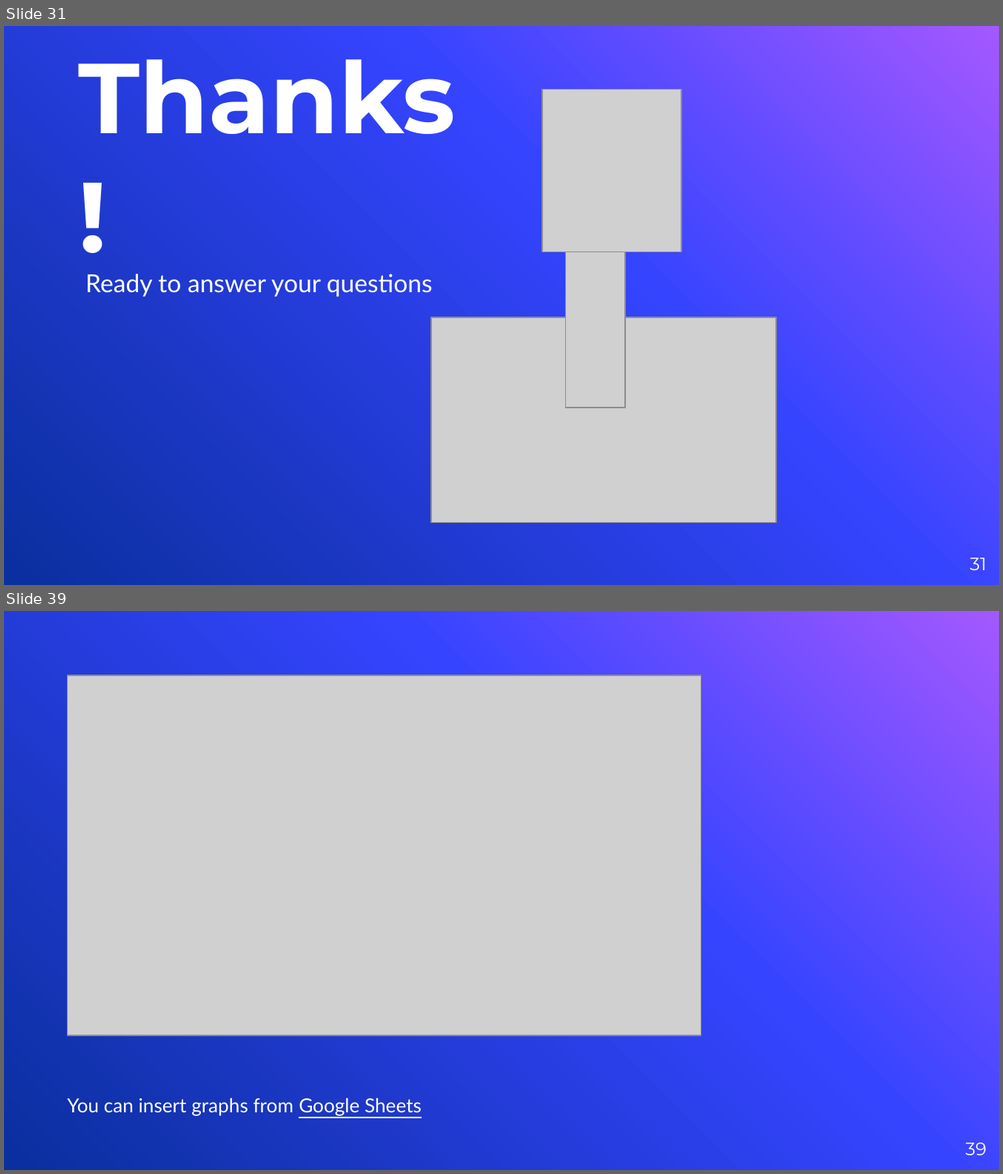
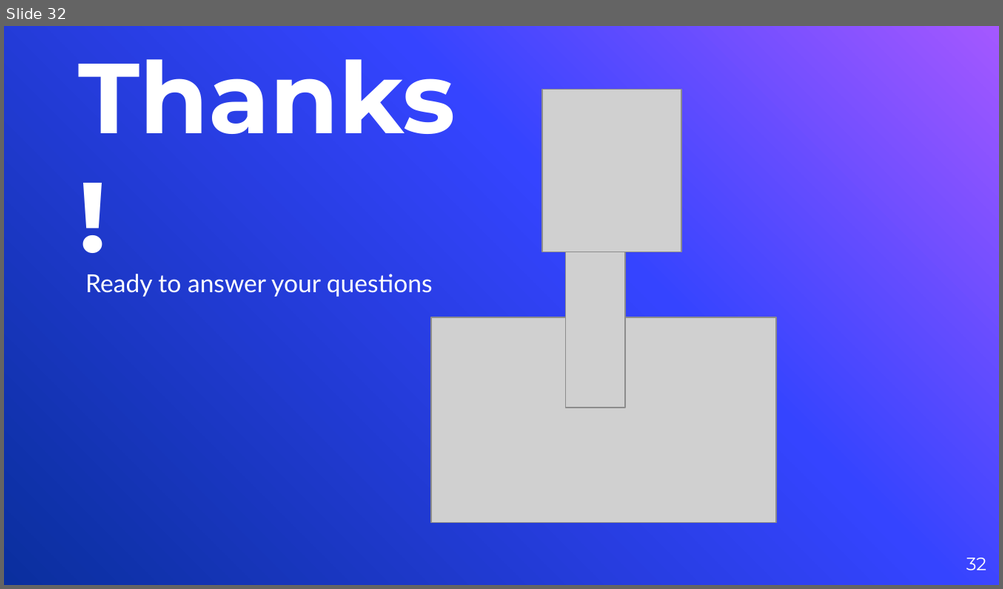
Before and after one commit to vyacheslav-polyakov/thesis, a slide deck: !Defense Slides.pptx. Shown one above the other, each under a label of ours: slides 31 and 39 before the commit, slide 32 after it; the slides between them are not shown. The pictures are 1003x1174 and 1003x589 pixels, drawn with LibreOffice and Linux fonts; fonts in the diff are those of the drawing; grey boxes stand for pictures; background and template pictures are left out. Boxes give left, top, right and bottom in pixels: in the first picture for what was removed or moved away, otherwise in the second. Text is boxed around its words. In the diff, an @@ line names an element or a change of style, - is before the commit and + after.

```diff
--- a/!Defense Slides.pptx
+++ b/!Defense Slides.pptx
@@ slide 39 removed at (4,611,999,1170), background picture (left out) @@
@@ picture removed at (67,675,700,1036) @@
@@ text removed at (67,1098,421,1116) @@
-You can insert graphs from Google Sheets
@@ page number removed at (965,1143,986,1156) @@
-39
@@ what was slide 31 is now slide 32 @@
@@ page number at (966,558,986,571): text changed @@
-31
+32
```
Also in this commit, not shown: 4 slides changed, 3 slides added, 32 other slides removed, 6 other files.
